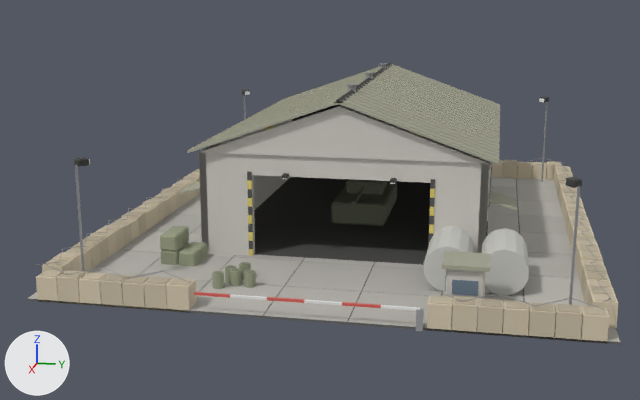
An edit to the glTF model art/models/b_tankshop.glb, drawn before and after from the same camera.
Camera for both pictures: a 50 mm camera at (54.7, 8.3, 15.2) aimed at (1.3, -2.4, 1.9). The axes (+X, +Y, +Z) are drawn at lower left. The lights are the same throughout. The picture after the commit comes second.

The first picture shows 'hull'.
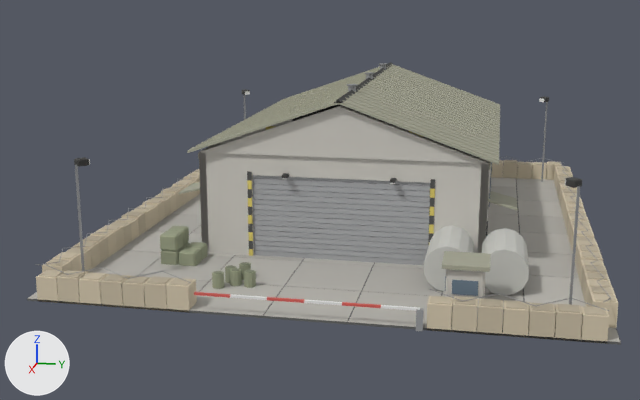
Boxes (x1, y1, x2, y2) around the edits, measured in the pictures (640 x 400 px):
```json
{"object": "door", "change": "added", "after": [253, 175, 430, 265]}
```

Edits to the scene script, one JSON object a line:
```json
{"op": "add", "block": "me_door", "code": ["me_door = bpy.data.meshes.new('door')", "me_door.from_pydata(...)  # 128 vertices, 192 faces; spans x 7.82..7.9, y -4.94..4.94, z 0.11..4.89", "me_door.materials.append(mat_metal)"]}
{"op": "add", "block": "ob_door", "code": ["ob_door = bpy.data.objects.new('door', me_door)", "ob_door.location = (0.0, 0.0, 0.0)"]}
```
